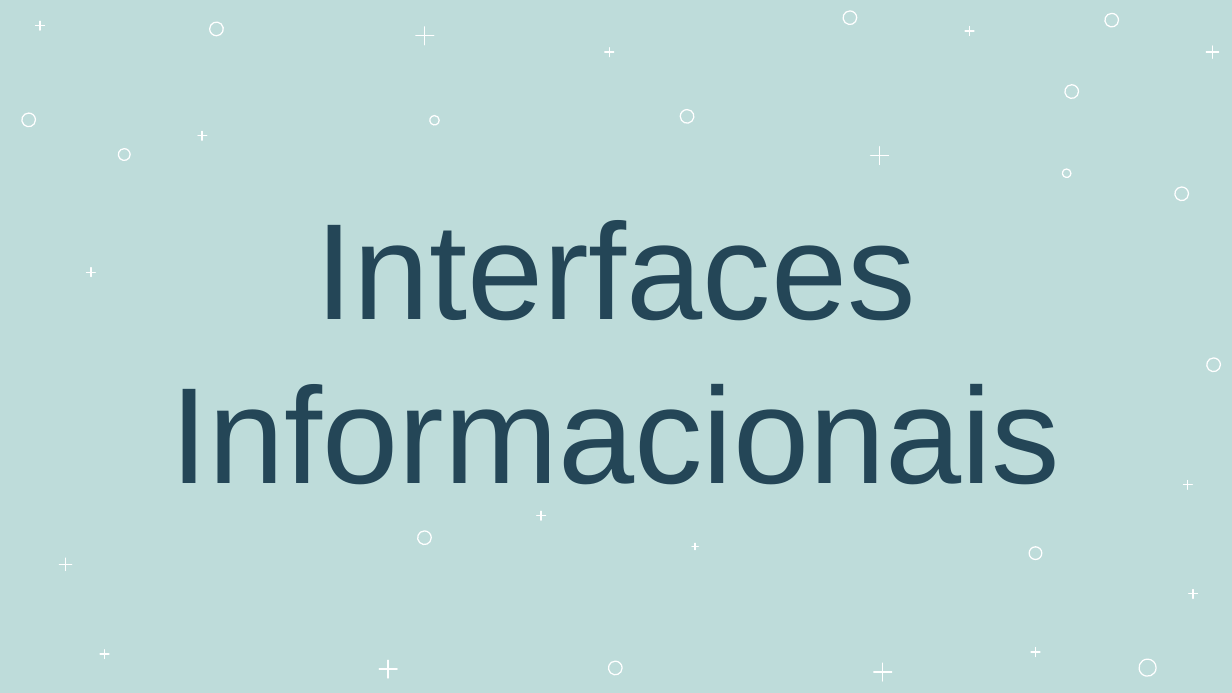
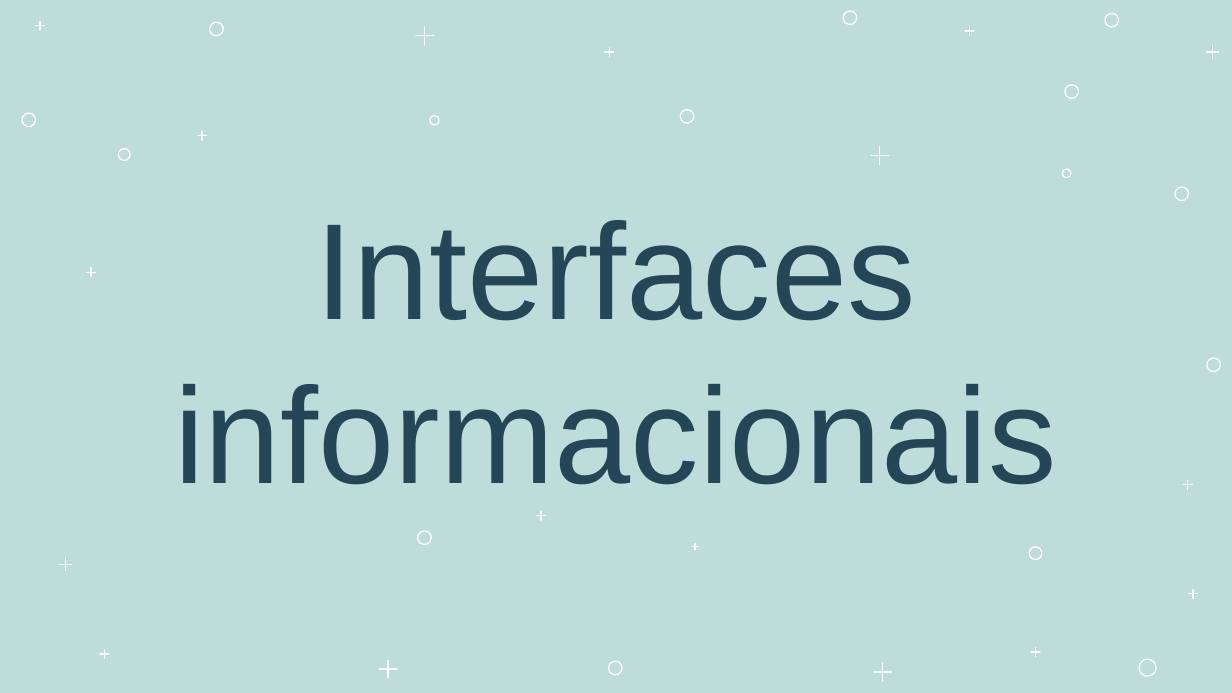
Before and after one commit to ddanieldma/MIR-Duolingo, a slide deck: slide 8 of Duolingo-MIR-8.pptx. Drawn at 1232x693 pixels with LibreOffice and Linux fonts; fonts in the diff are those of the drawing. Boxes give left, top, right and bottom in pixels: in the first picture for what was removed or moved away, otherwise in the second. Text is boxed around its words. In the diff, an @@ line names an element or a change of style, - is before the commit and + after.

```diff
--- a/Duolingo-MIR-8.pptx
+++ b/Duolingo-MIR-8.pptx
@@ title at box(174, 220, 1056, 485): text changed @@
-Interfaces
-Informacionais
+Interfaces
+informacionais
```
Also in this commit, not shown: 5 other slides changed, 3 slides added, 3 slides removed.
